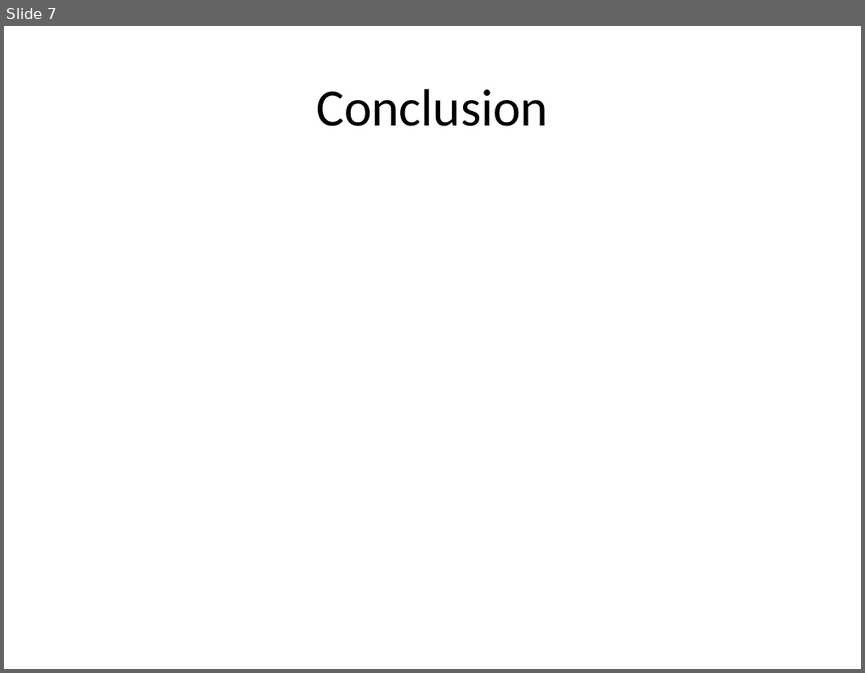
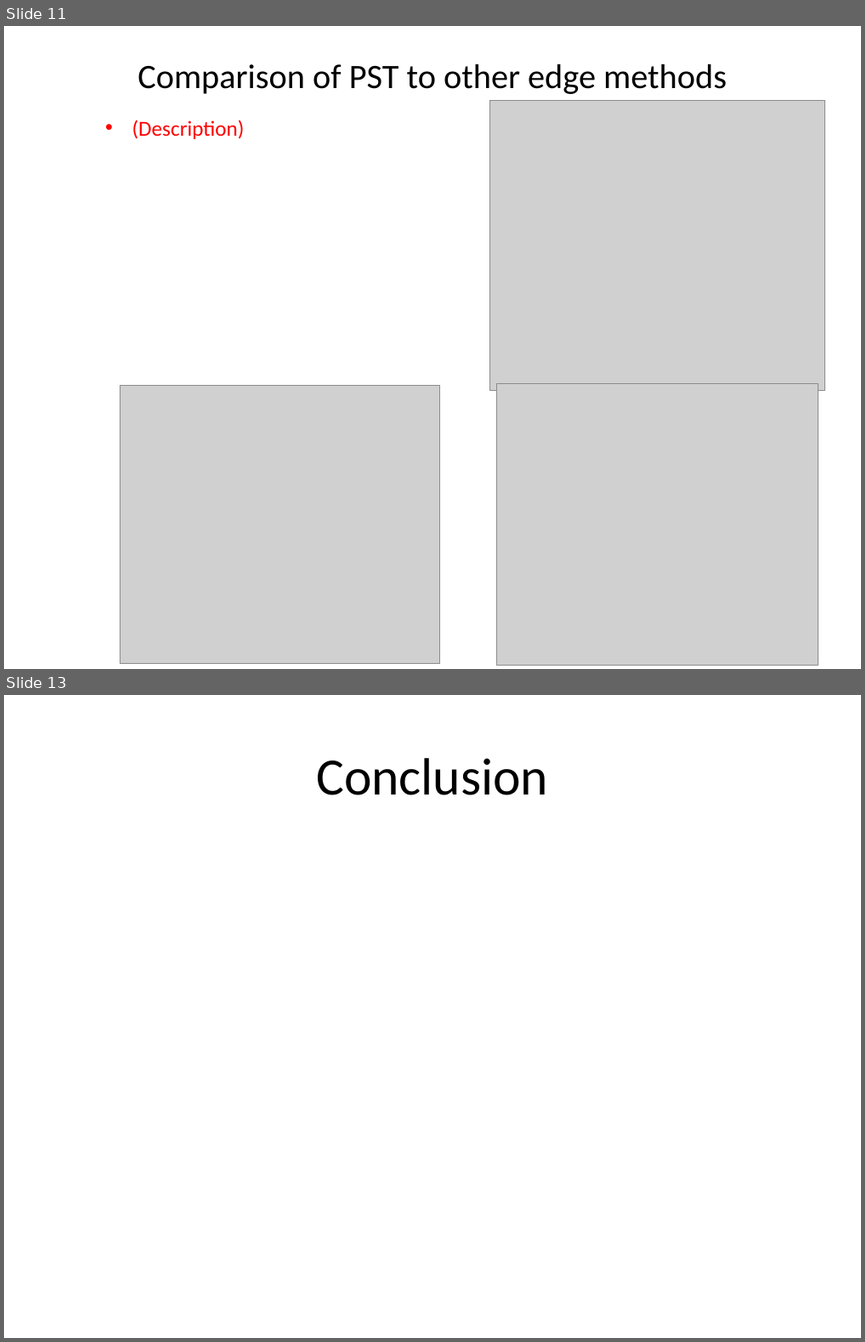
Before and after one commit to tristanmelton/ECE274, a slide deck: ref/Live-Cell_Tracking_using_Phase_Stretch_Transform.pptx. Shown one above the other, each under a label of ours: slide 7 before the commit, slides 11 and 13 after it; the slides between them are not shown. The pictures are 865x673 and 865x1342 pixels, drawn with LibreOffice and Linux fonts; fonts in the diff are those of the drawing; grey boxes stand for pictures. Boxes give left, top, right and bottom in pixels: in the first picture for what was removed or moved away, otherwise in the second. Text is boxed around its words. In the diff, an @@ line names an element or a change of style, - is before the commit and + after.

```diff
--- a/ref/Live-Cell_Tracking_using_Phase_Stretch_Transform.pptx
+++ b/ref/Live-Cell_Tracking_using_Phase_Stretch_Transform.pptx
@@ slide 11 added at (4, 26, 861, 669), background #FFFFFF @@
@@ title added at (137, 64, 726, 94), 28.8 pt, text #000000 @@
+Comparison of PST to other edge methods
@@ picture added at (490, 101, 826, 390) @@
@@ text added at (132, 120, 245, 139), 18 pt, text #FF0000 @@
+• (Description)
@@ picture added at (120, 385, 439, 663) @@
@@ picture added at (497, 384, 818, 665) @@
@@ what was slide 7 is now slide 13 @@
```
Also in this commit, not shown: 3 slides changed, 8 other slides added, 3 slides removed.
